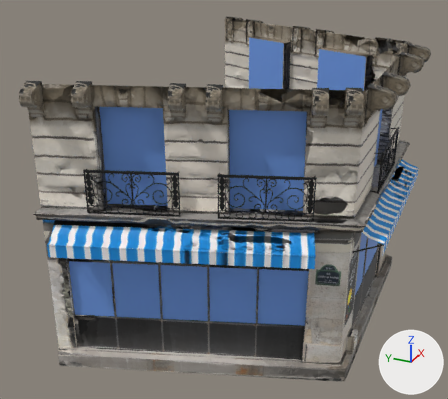
Renders of the FBX model LD48/Assets/GraphicBank/Mesh/ENV_Glacier.fbx from each side of a commit.
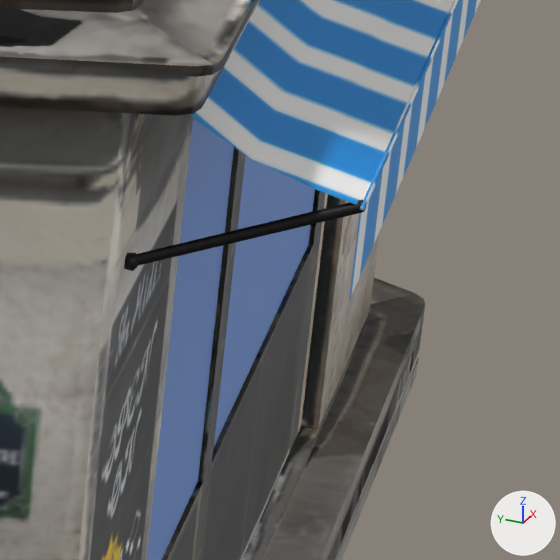
Old and new are each drawn whole from a 50 mm camera at (-18.17, -6.55, 12.42) aimed at (-0.87, 1.23, 3.77) and again close up on the part from 75% to 92% of the width and 54% to 73% of the height. Lighting does not change. The marker at lower right points along +X, +Y and +Z. Where no turn or scale is listed for an object, it has been applied to the vertices. Vertices at the same position are counted once.

In view in the first close-up: 'ENV_Glacier_01'.
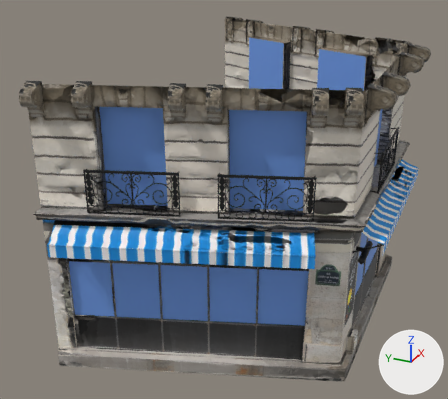
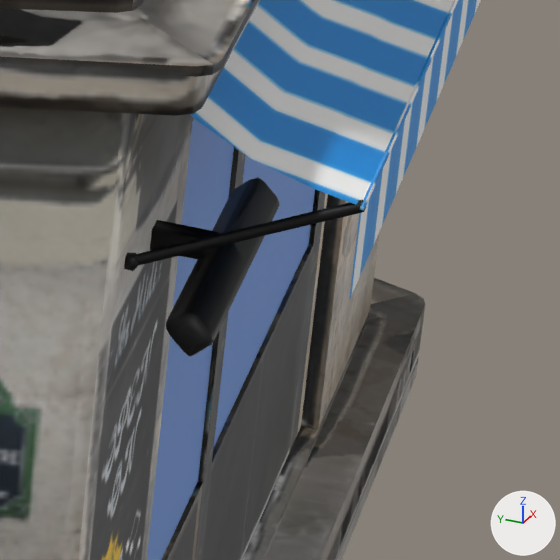
The newer file is also turned or shifted as a whole; pictures and numbers use the older file's frame.

Edits to the scene script, one JSON object a line:
```json
{"block": "me_cube_002", "where": "# used by ob_env_glacier_01; location = (0.0, 0.0, 0.0)"}
{"op": "remove", "block": "me_cube_002", "code": "me_cube_002.from_pydata(...)  # 13084 vertices, 22414 faces; spans x -6.81..6.77, y -4.46..4.35, z -0.02..8.64"}
{"op": "add", "block": "me_cube_002", "code": "me_cube_002.from_pydata(...)  # 13143 vertices, 22470 faces; spans x -6.81..6.77, y -4.46..4.35, z -0.02..8.64"}
{"block": "me_cube_002", "change": "me_cube_002 part 1: a new loose piece of 59 vertices spanning x -3.22..-2.03, y -4.0..-3.6, z 3.75..3.94, in mat_m_glacier"}
```

What differs and where, as boxes (x1, y1, x2, y2) in the close-ups (560 x 560 px):
```json
{"part": 1, "of": "me_cube_002", "change": "added", "after": [150, 177, 280, 356], "on screen": "black"}
```
